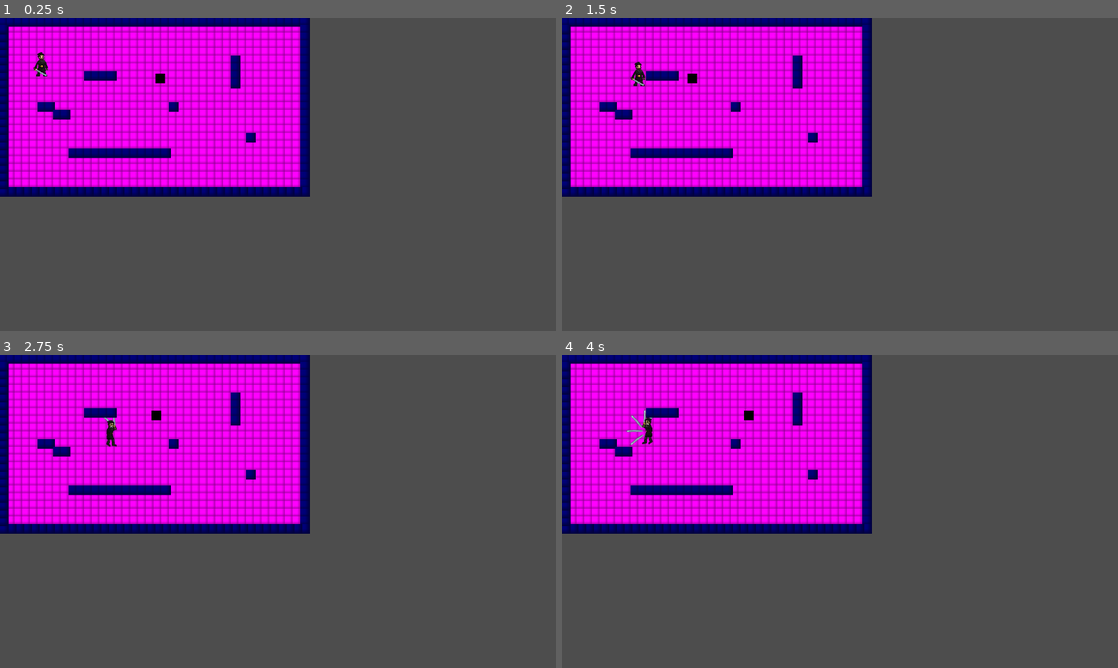
Above: before the commit, frames 1-4 (two rows, left to right).
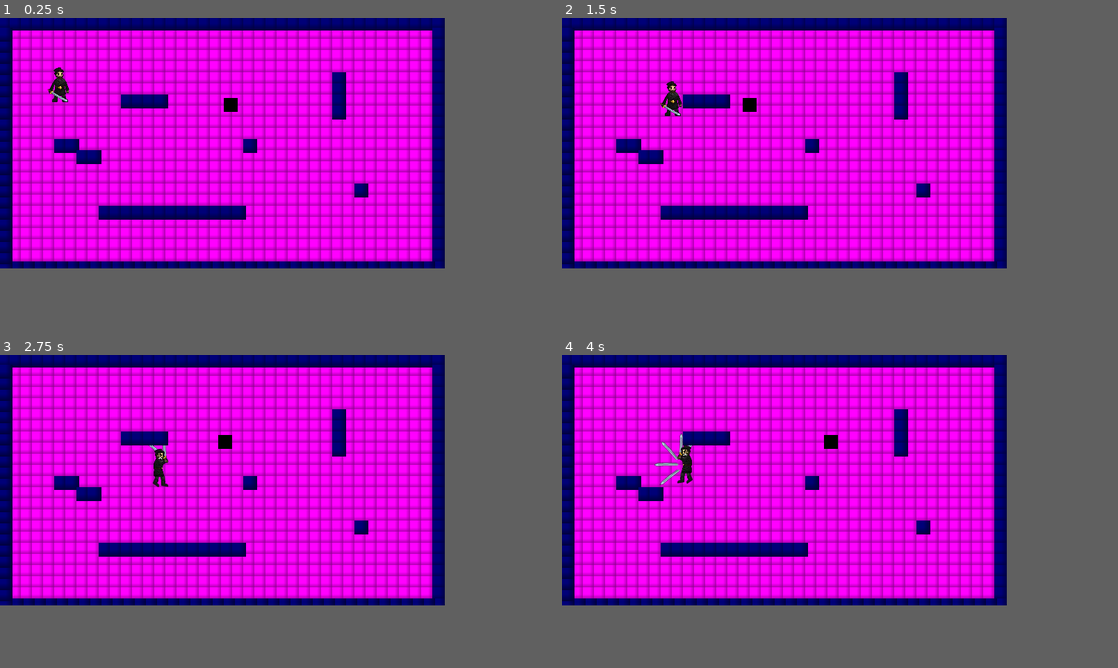
Above: after the commit, the same moments.

Repository: JNBarnett/Module-3---Module-4-Assignment---Group-Project-1
Game: Godot game, scene res://scenes/main.tscn
Two runs of this game, one before a commit and one after it. Both use one fixed random seed, a clock stepped at 60 frames per second and the inputs below.
Inputs (mouse positions are in pixels of both pictures, inside the frame that each line leads up to):
- Up to frame 1 (0.25 s): no input
- Up to frame 2 (1.5 s): move the mouse to (962, 158) at 0.52 s; press the mouse at (962, 158) at 0.53 s; hold D (right) 0.53-1.28 s; move the mouse to (728, 190) at 1.27 s; release the mouse at (728, 190) at 1.28 s; hold S (down) from 1.28 s (still down); click (728, 190) at 1.35 s
- Up to frame 3 (2.75 s): move the mouse to (333, 442) at 2.02 s; release S (down) at 2.03 s; press the mouse at (333, 442) at 2.03 s; hold D (right) from 2.03 s (still down)
- Up to frame 4 (4 s): move the mouse to (812, 574) at 2.77 s; release D (right) at 2.78 s; release the mouse at (812, 574) at 2.78 s; hold W (up) 2.78-3.53 s; click (812, 574) at 2.85 s; move the mouse to (1006, 558) at 3.52 s; press the mouse at (1006, 558) at 3.53 s; hold A (left) from 3.53 s (still down)
In our replay, the window is 800x450 before the commit and 640x360 after it. These sizes can differ from the game's own. Grey fills any space a smaller window leaves; there, only what the larger window draws over its background counts as a difference.

The runs differ from the first frame. In frame 1, 52% of the frame differs, in the area x 0-80%, y 0-80%; in frame 2, 52%; in frame 3, 52%; in frame 4, 52%.

Commit message:
fix universal viewport size

Diff:
--- a/project.godot
+++ b/project.godot
@@ -17,7 +17,8 @@
 
 [display]
 
-window/size/mode=2
+window/size/viewport_width=640
+window/size/viewport_height=360
 window/stretch/mode="viewport"
 
 [dotnet]
